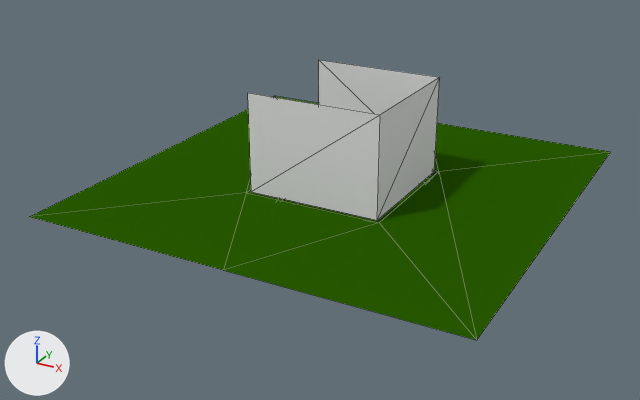
An edit to the Blender file GUIPrototype/assets/Model/Table/table.blend, drawn before and after from the same camera.
Rendered twice from a 50 mm lens placed at (26.2, -51.3, 23.8), pointed at (-0.7, -2.3, -0.7). The axes (+X, +Y, +Z) are drawn at lower left. The lights are the same throughout. Mesh edges are drawn as thin lines.
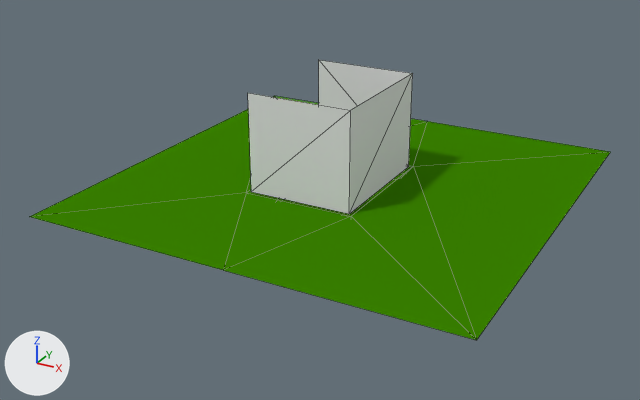
Pixel boxes (x1, y1, x2, y2) of what changed, in the pictures (640 x 400 px):
'Cube', recoloured
    both: (30, 96, 610, 340)
'Cube.001', mesh rescaled (14% narrower)
    before: (248, 60, 439, 220)
    after: (248, 60, 413, 214)

What the commit changed:
Material 'Material' (mat_material) changes colour from dark green #285b00 to green #398200; in linear values from (0.0212, 0.105, 0.0) to (0.0411, 0.224, 0.0).
me_cube_002 has 8 vertices, 6 faces and spans x -5.0..5.0, y -5.0..5.0, z 0.0..7.0.
me_cube_002 is used by ob_cube_001; location (0.0, 0.0, 0.0); scale (0.95, 0.95, 1.0).
me_cube_002 part 1: the whole mesh is scaled about its middle by (0.789, 1, 1), then moved by (-1.05, 0.0, 0.0).
